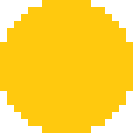
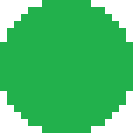
Layer changes from the first 133×133 image to the second:
showed "green" over (0, 0, 133, 133)
added layer "off" over (0, 0, 133, 133)
